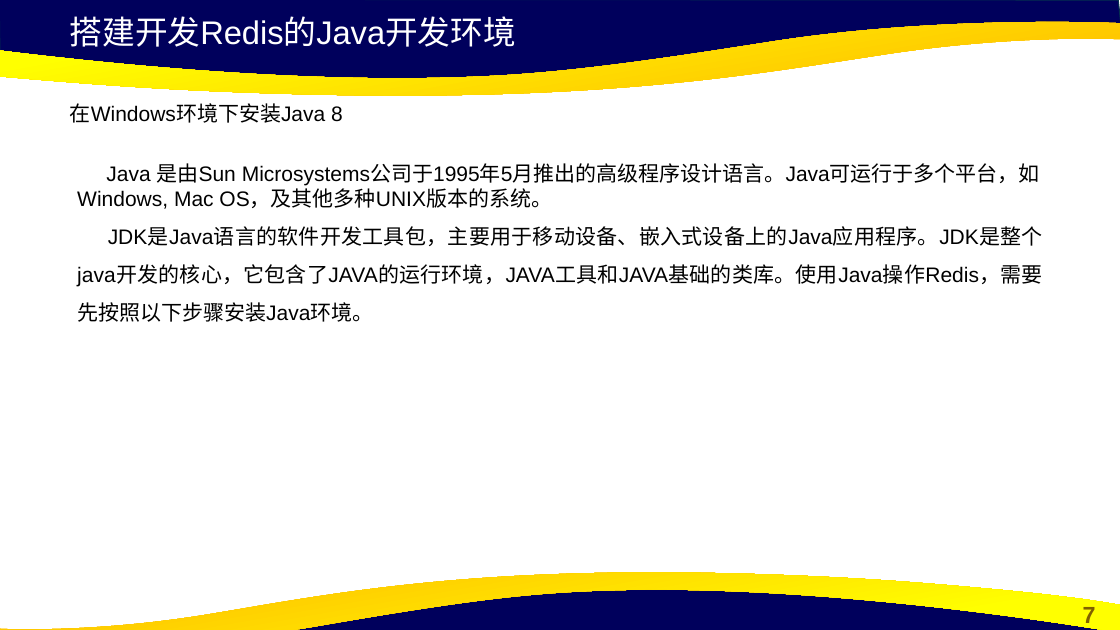
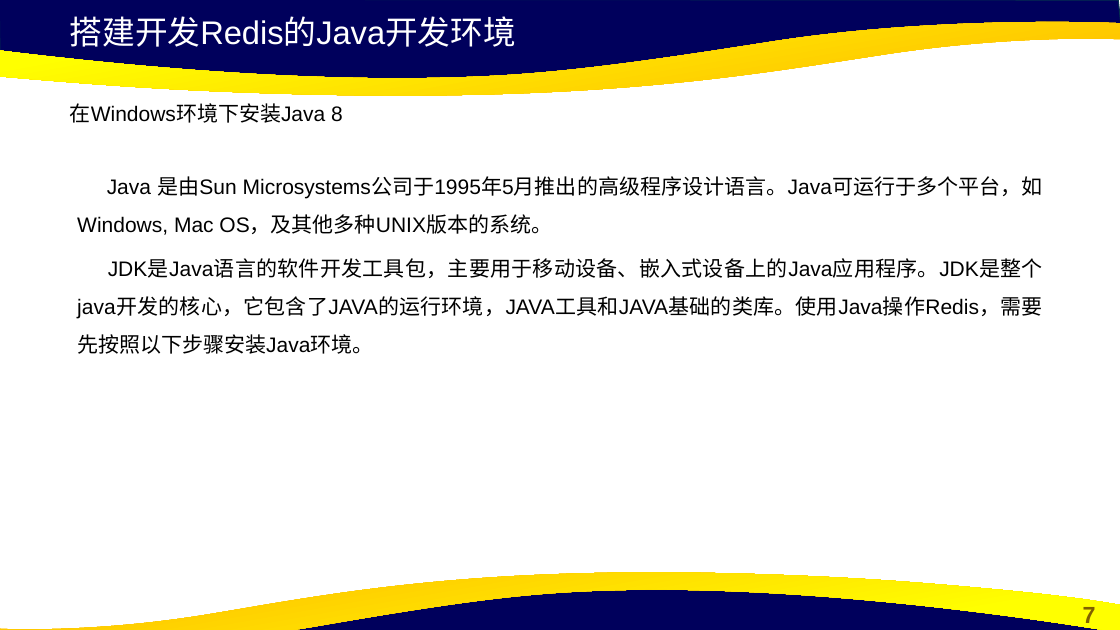
Before and after one commit to cxinping/Redis, a slide deck: slide 7 of ppt/第7章 Redis开发实战.pptx. Drawn at 1120x630 pixels with LibreOffice and Linux fonts; fonts in the diff are those of the drawing; background and template pictures are left out. Boxes give left, top, right and bottom in pixels: in the first picture for what was removed or moved away, otherwise in the second. Text is boxed around its words. In the diff, an @@ line names an element or a change of style, - is before the commit and + after.

```diff
--- a/ppt/第7章 Redis开发实战.pptx
+++ b/ppt/第7章 Redis开发实战.pptx
@@ text at [77,176,1043,354]: text changed @@
-Java 是由Sun Microsystems公司于1995年5月推出的高级程序设计语言。Java可运行于多个平台，如Windows, Mac OS，及其他多种UNIX版本的系统。 JDK是Java语言的软件开发工具包，主要用于移动设备、嵌入式设备上的Java应用程序。JDK是整个java开发的核心，它包含了JAVA的运行环境，JAVA工具和JAVA基础的类库。使用Java操作Redis，需要先按照以下步骤安装Java环境。
+Java 是由Sun Microsystems公司于1995年5月推出的高级程序设计语言。Java可运行于多个平台，如Windows, Mac OS，及其他多种UNIX版本的系统。
+JDK是Java语言的软件开发工具包，主要用于移动设备、嵌入式设备上的Java应用程序。JDK是整个java开发的核心，它包含了JAVA的运行环境，JAVA工具和JAVA基础的类库。使用Java操作Redis，需要先按照以下步骤安装Java环境。
```
Also in this commit, not shown: 20 other slides changed, 1 other file.
